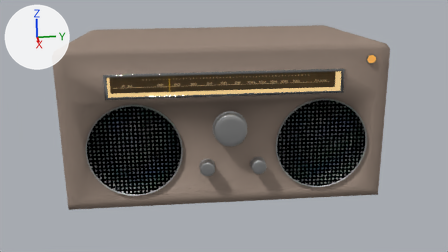
The Blender file 01-Models/tw-radio.blend as it was, and as the next commit left it.
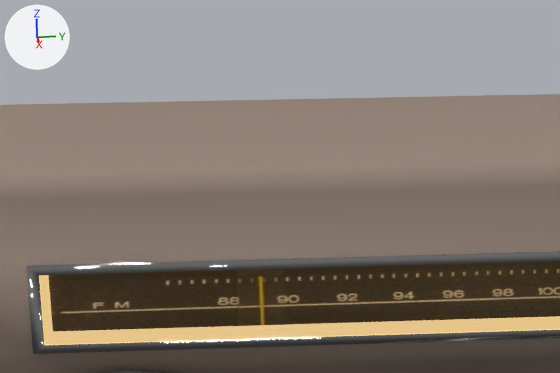
The first picture shows the older version from the file's camera 'Camera'. The close-ups show both versions on the part from 21% to 57% of the width and 0% to 42% of the height of that picture; other places that the commit changed are outside them. Lighting does not change. The marker at upper left points along +X, +Y and +Z.

The older version as bpy lines, for what is in view:
```python
me_cube = bpy.data.meshes.new('Cube')
me_cube.from_pydata(...)  # 256 vertices, 187 faces; spans x -1.0..1.02, y -1.0..1.0, z -1.0..1.0
# faces by material slot: [174, 8, 4, 1]
me_cube.materials.append(mat_holz)  # its picture is missing
me_cube.materials.append(mat_metall)
me_cube.materials.append(mat_anzeige)  # beige #ffd997
me_cube.materials.append(mat_anzeigemain)
me_plane_003 = bpy.data.meshes.new('Plane.003')
me_plane_003.from_pydata([(-1.0, -1.0, 0.0), (1.0, -1.0, 0.0), (-1.0, 1.0, 0.0), (1.0, 1.0, 0.0)], [], [(0, 1, 3, 2)])
me_plane_003.materials.append(mat_material_003)
ob_anzeigeglass = bpy.data.objects.new('AnzeigeGlass', me_plane_003)
ob_anzeigeglass.location = (0.0633, 0.0, 0.0273)
ob_anzeigeglass.rotation_euler = (0.0, 1.571, 0.0)  # degrees (0, 90, 0)
ob_anzeigeglass.scale = (0.00664, 0.0707, 0.0498)
ob_body = bpy.data.objects.new('Body', me_cube)
ob_body.location = (0.0, 0.0, 0.0)
ob_body.scale = (0.0625, 0.1, 0.05)
```
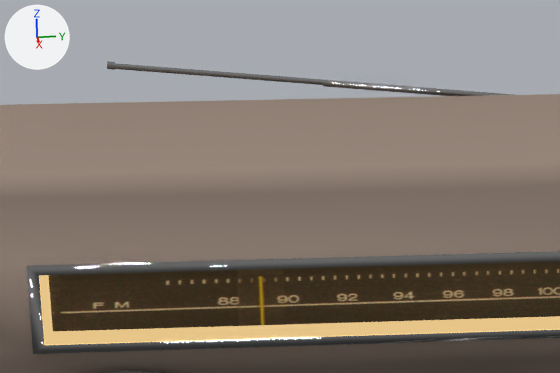
Changed parts and their boxes [x1, y1, x2, y2] in the close-ups (560 x 373 px):
'Cylinder.010', added: after [107, 61, 513, 96]

What changed in the scene script:
```text
Add mat_material_006:
    mat_material_006 = bpy.data.materials.new('Material.006')
    mat_material_006.use_nodes = True; mat_material_006.node_tree.nodes.clear()
    _N = mat_material_006.node_tree.nodes; _L = mat_material_006.node_tree.links
    n0 = _N.new('ShaderNodeOutputMaterial'); n0.name = 'Material Output'
    n1 = _N.new('ShaderNodeBsdfAnisotropic'); n1.name = 'Glossy BSDF'
    n1.distribution = 'GGX'
    n1.inputs[0].default_value = (0.326, 0.326, 0.326, 1.0)  # 'Color', grey #9b9b9b
    n1.inputs[1].default_value = 0.0  # 'Roughness'
    _L.new(n1.outputs[0], n0.inputs[0])  # 'BSDF' to 'Surface'
Add me_cylinder_012:
    me_cylinder_012.from_pydata(...)  # 128 vertices, 114 faces; spans x -1.0..1.0, y -1.08..0.92, z 0.0..2.0
    me_cylinder_012.polygons.foreach_set('use_smooth', [True] * 114)
    me_cylinder_012.materials.append(mat_material_006)
Add ob_cylinder_010:
    ob_cylinder_010 = bpy.data.objects.new('Cylinder.010', me_cylinder_012)
    ob_cylinder_010.location = (-0.0654, 0.0793, 0.0434)
    ob_cylinder_010.rotation_euler = (1.473, 0.0, 0.0)  # degrees (84, 0, 0)
    ob_cylinder_010.scale = (0.001, 0.001, 0.075)
```
